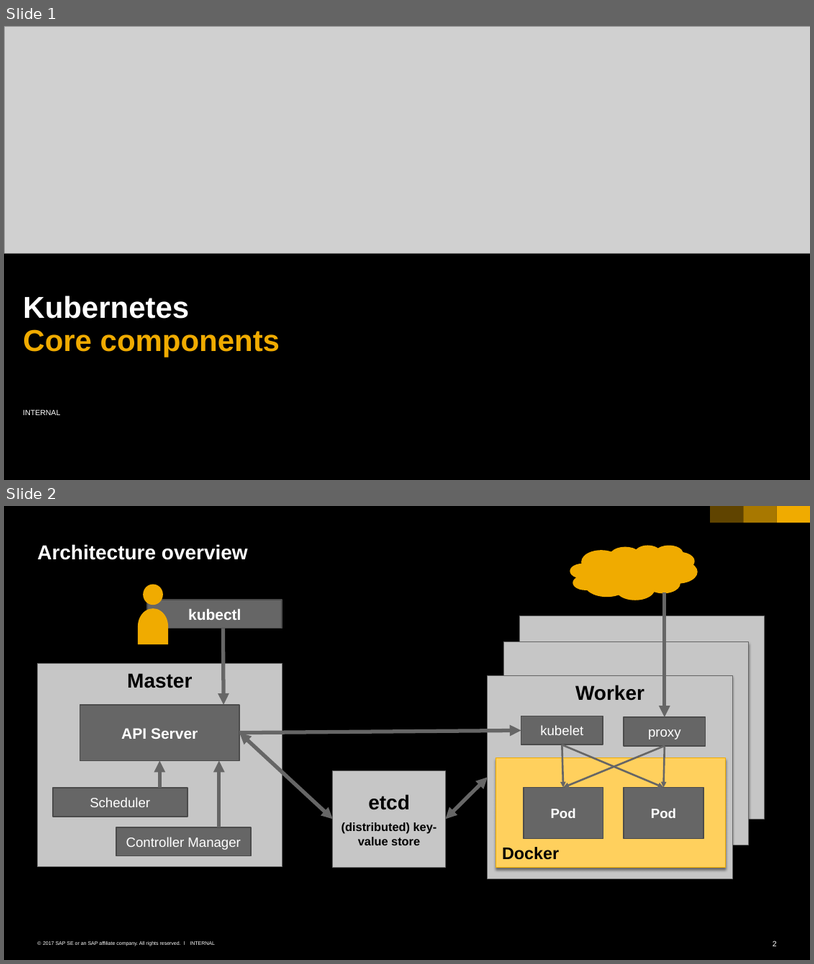
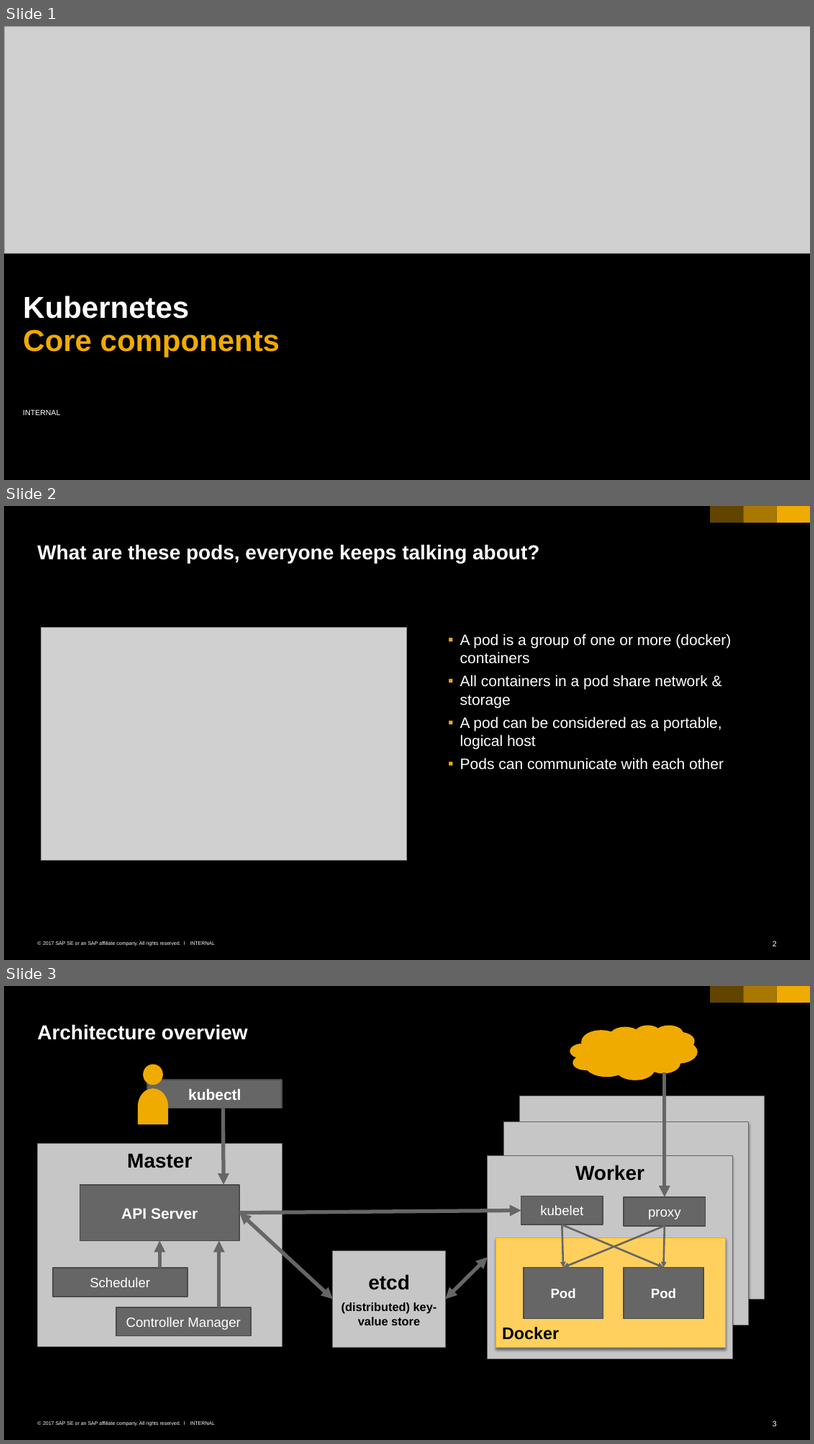
Before and after one commit to cuijiyao01/docker-k8s-training, a slide deck: kubernetes/01_k8s_core_components.pptx. Shown one above the other, each under a label of ours: slides 1 and 2 before the commit, slides 1, 2 and 3 after it. The pictures are 814x964 and 814x1444 pixels, drawn with LibreOffice and Linux fonts; fonts in the diff are those of the drawing; grey boxes stand for pictures; background and template pictures are left out. Boxes give left, top, right and bottom in pixels: in the first picture for what was removed or moved away, otherwise in the second. Text is boxed around its words. In the diff, an @@ line names an element or a change of style, - is before the commit and + after.

```diff
--- a/kubernetes/01_k8s_core_components.pptx
+++ b/kubernetes/01_k8s_core_components.pptx
@@ slide 2 added at (4, 506, 810, 960), background #000000; not listed: 6 template elements that a slide beside it also shows @@
@@ title added at (37, 544, 540, 563), 24 pt, text #FFFFFF, bold @@
+What are these pods, everyone keeps talking about?
@@ picture added at (41, 627, 407, 860) @@
@@ text added at (460, 633, 731, 770), 18 pt, text #FFFFFF @@
+  ▪ A pod is a group of one or more (docker) containers
+  ▪ All containers in a pod share network & storage
+  ▪ A pod can be considered as a portable, logical host
+  ▪ Pods can communicate with each other
@@ what was slide 2 is now slide 3 @@
```
Also in this commit, not shown: 1 slide changed, 6 other files.
